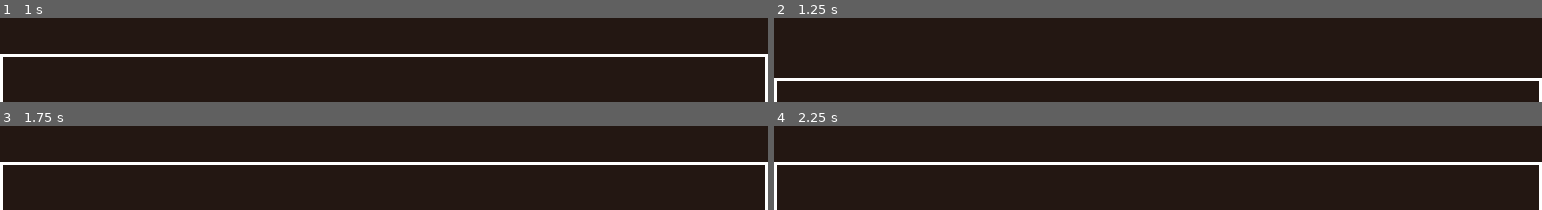
Above: before the commit, frames 1-4 (two rows, left to right).
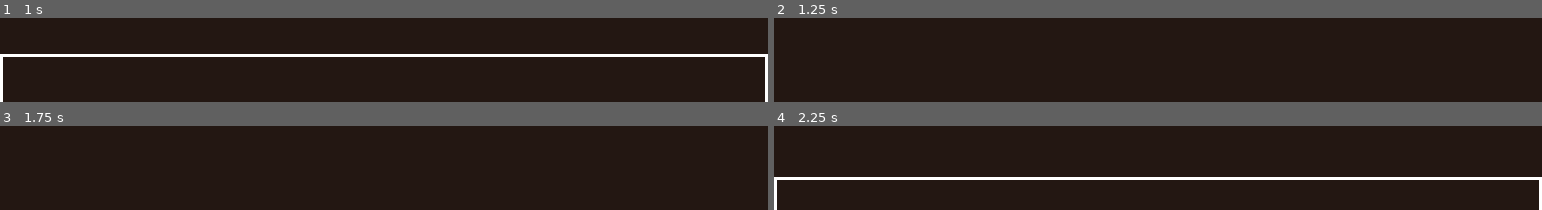
Above: after the commit, the same moments.

Repository: rageboi1011/monorun
Game: Godot game, scene res://scenes/test.tscn
Two runs of this game, one before a commit and one after it. Both use one fixed random seed, a clock stepped at 60 frames per second and the inputs below. The project has no main scene, so this scene is started directly.
Inputs:
- Up to frame 1 (1 s): hold A (L) from 0.53 s (still down); tap Space (JUMP) at 0.77 s; tap D (R) at 0.8 s
- Up to frame 2 (1.25 s): keep holding A (L); tap Space (JUMP) at 1.07 s
- Up to frame 3 (1.75 s): release A (L) at 1.28 s; tap D (R) at 1.35 s; tap Space (JUMP) at 1.52, 1.55 s
- Up to frame 4 (2.25 s): tap Space (JUMP) at 1.82, 2.1 s; tap Enter at 2 s; hold A (L) from 2.03 s (still down)

Frame 1 is identical in both runs. In frame 2, 3.8% of the frame differs, in the area x 0-100%, y 71-100%; in frame 3, 4.0%; in frame 4, 7.2%, in the area x 0-100%, y 42-65%.

Commit message:
jump testing

Diff:
--- a/scenes/test.tscn
+++ b/scenes/test.tscn
@@ -21,7 +21,6 @@
 
 [node name="Player" parent="." instance=ExtResource( 2 )]
 position = Vector2( 80, 640 )
-COLOR = Color( 0.00784314, 0.290196, 0.792157, 1 )
 
 [node name="TileMap" type="TileMap" parent="."]
 use_parent_material = true
--- a/scripts/player.gd
+++ b/scripts/player.gd
@@ -103,10 +103,12 @@
 	VELOCITY.ANGLE = atan2(motion.y, motion.x)
 	grounded = (is_on_floor())
 	if (grounded):
+		jump_buffer = 5
 		free_timer = 0
 		ground_timer += 1
 		jumps = 2
 	else:
+		jump_buffer -= 1
 		ground_timer = 0
 		free_timer += 1
 
@@ -123,11 +125,11 @@
 	else:
 		bonk_timer_x = 0
 
-	if (ground_timer == 1 and jump_buffer == 0):
+	if (ground_timer == 1):
 		motion.y = 0
 
 	if (!grounded):
-		if (jumps > 1):
+		if (jumps > 1 and jump_buffer == 0):
 			jumps = 1
 		if (motion.y + WEIGHT > MAX_FALL):
 			motion.y = MAX_FALL
@@ -163,12 +165,15 @@
 		else:
 			motion.x = 0
 
-	if (jump_buffer > 0):
-		jump_buffer -= 1
+	if (jumps == 2):
+		COLOR = Color("e03c28")
+	elif (jumps == 1):
+		COLOR = Color("f68f37")
+	else:
+		COLOR = Color("ffe737")
 
 	if (Input.is_action_just_pressed("JUMP") and jumps > 0):
 		motion.y = -JUMP
-		jump_buffer = 7
 		jumps -= 1
 
 	if (Input.is_action_just_pressed("DASH") and grounded):
